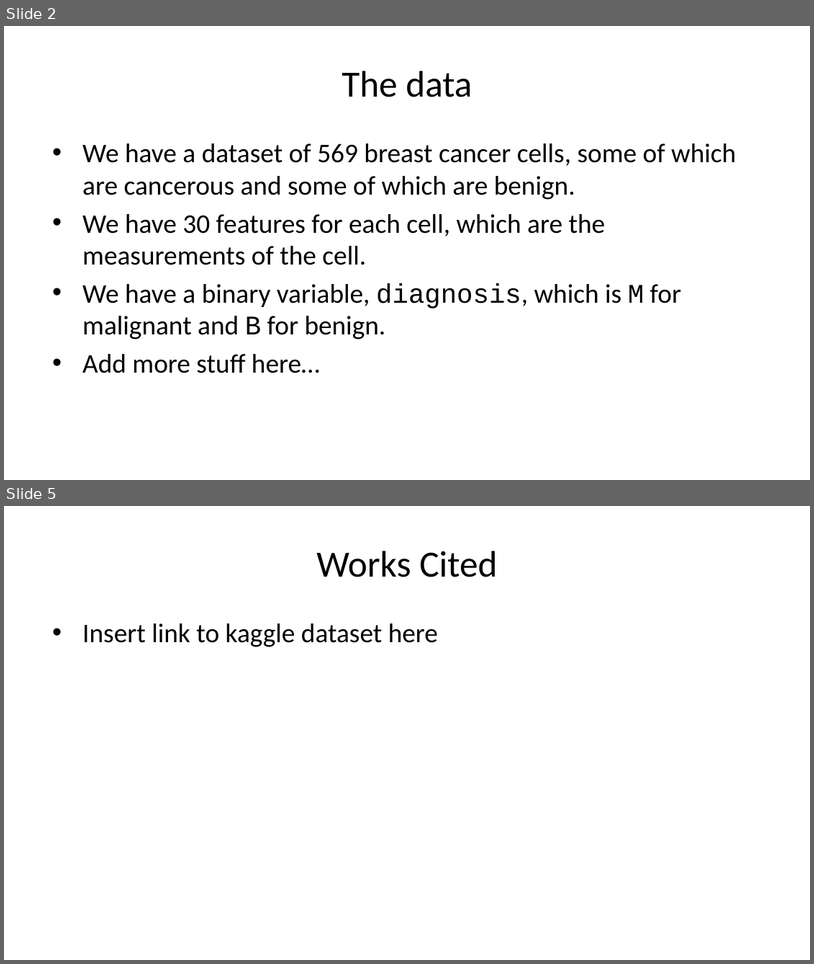
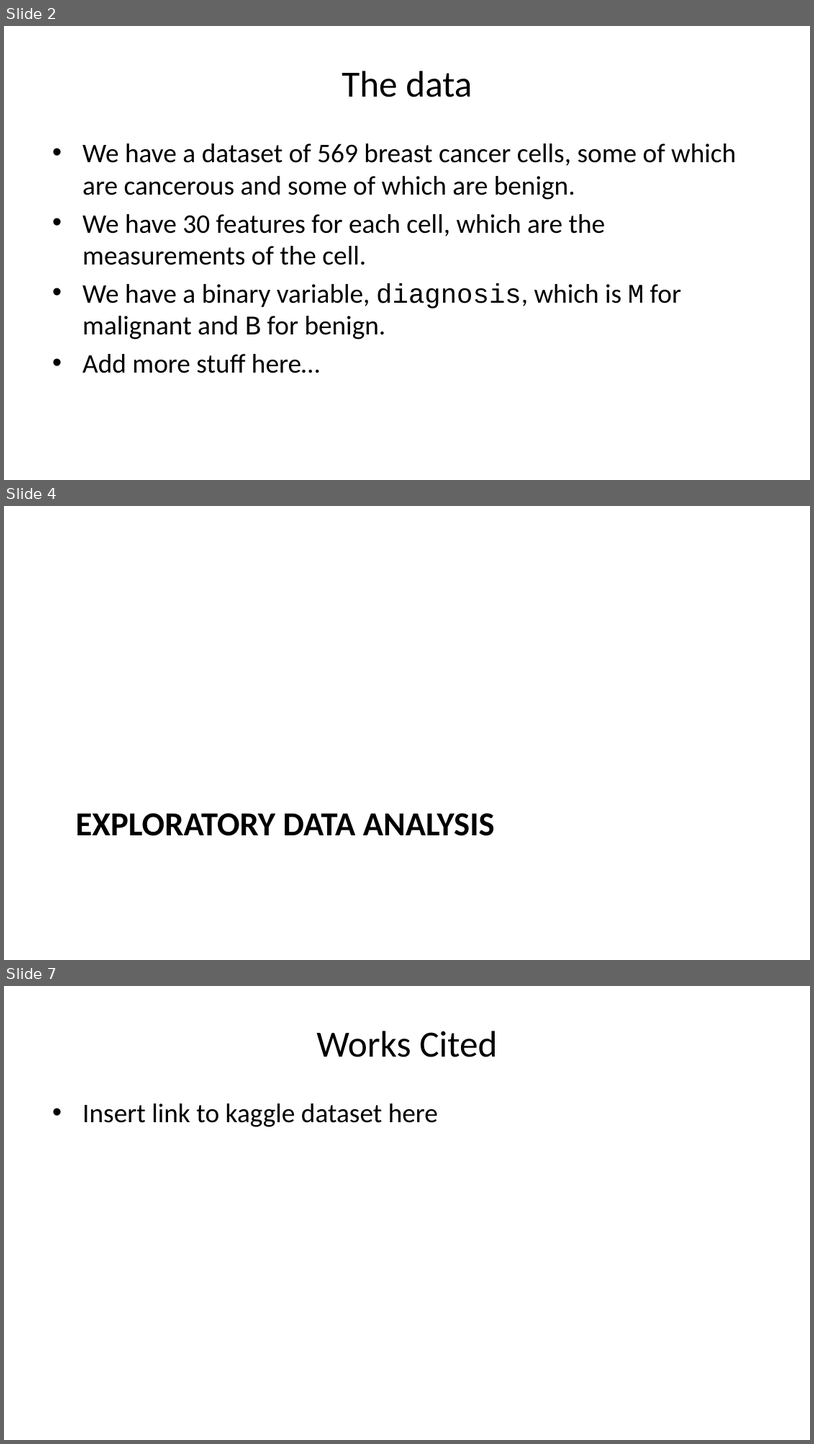
Before and after one commit to dlaposata/Breast_Cancer_Analysis, a slide deck: powerpoint.pptx. Shown one above the other, each under a label of ours: slides 2 and 5 before the commit, slides 2, 4 and 7 after it; the slides between them are not shown. The pictures are 814x964 and 814x1444 pixels, drawn with LibreOffice and Linux fonts; fonts in the diff are those of the drawing. Boxes give left, top, right and bottom in pixels: in the first picture for what was removed or moved away, otherwise in the second. Text is boxed around its words. In the diff, an @@ line names an element or a change of style, - is before the commit and + after.

Commit message:
updated powerpoint

```diff
--- a/powerpoint.pptx
+++ b/powerpoint.pptx
@@ slide 4 added at (4, 506, 810, 960), background #FFFFFF @@
@@ title added at (76, 813, 495, 836), 30 pt, text #000000, bold @@
+EXPLORATORY DATA ANALYSIS
@@ what was slide 5 is now slide 7 @@
```
Also in this commit, not shown: 1 slide changed, 2 other slides added, 1 slide removed, 2 other files.
